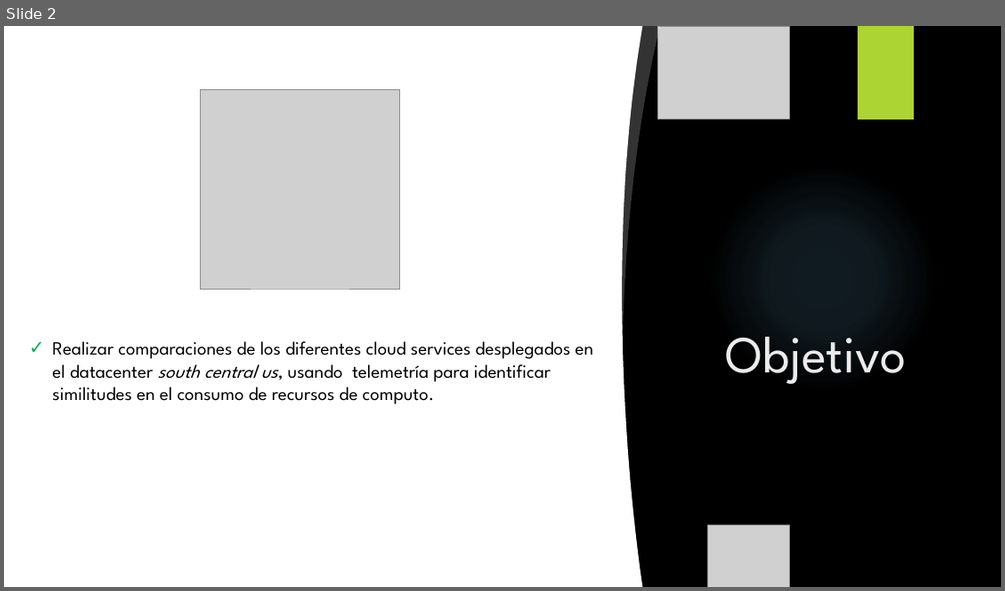
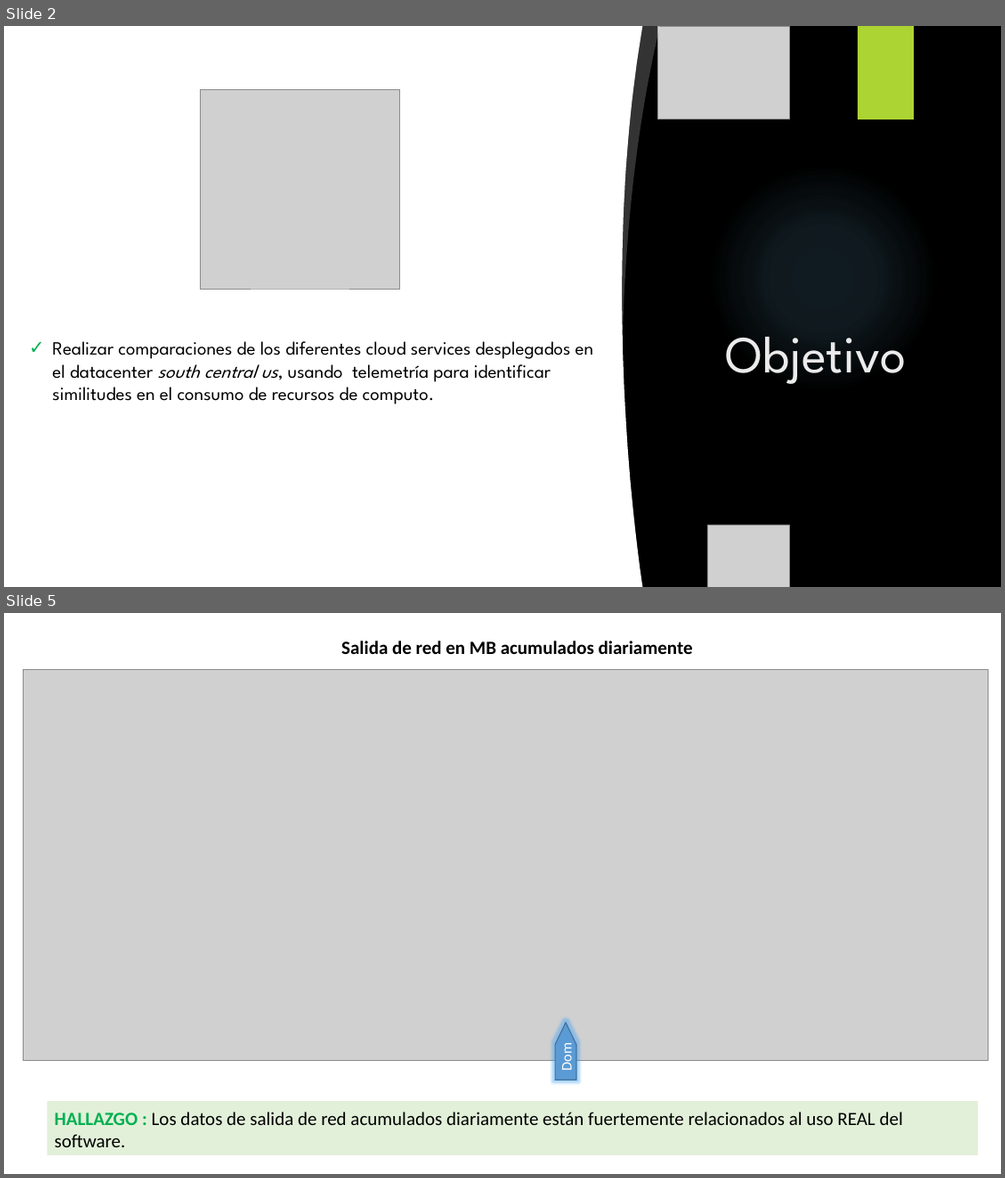
Before and after one commit to JuanLombana/MachineLearning, a slide deck: CloudLocation/CloudLocation-Presentacion.pptx. Shown one above the other, each under a label of ours: slide 2 before the commit, slides 2 and 5 after it; the slides between them are not shown. The pictures are 1005x591 and 1005x1178 pixels, drawn with LibreOffice and Linux fonts; fonts in the diff are those of the drawing; grey boxes stand for pictures; background and template pictures are left out. Boxes give left, top, right and bottom in pixels: in the first picture for what was removed or moved away, otherwise in the second. Text is boxed around its words. In the diff, an @@ line names an element or a change of style, - is before the commit and + after.

```diff
--- a/CloudLocation/CloudLocation-Presentacion.pptx
+++ b/CloudLocation/CloudLocation-Presentacion.pptx
@@ slide 5 added at <box>4,613,1001,1174</box>, background #FFFFFF @@
@@ text added at <box>341,641,693,654</box>, 18 pt, text #000000, bold @@
+Salida de red en MB acumulados diariamente
@@ picture added at <box>24,669,988,1060</box> @@
@@ pentagon arrow added at <box>556,1022,576,1080</box>, fill #5B9BD5, outline #43739E 1 pt, 14 pt, text #FFFFFF @@
+Dom
@@ rectangle added at <box>48,1101,979,1154</box>, fill #E2F0D9 @@
@@ text added at <box>55,1111,903,1147</box>, 18 pt, text #000000 @@
+HALLAZGO : Los datos de salida de red acumulados diariamente están fuertemente relacionados al uso REAL del software.
```
Also in this commit, not shown: 3 slides changed, 3 other slides added, 3 slides removed, 4 other files.
